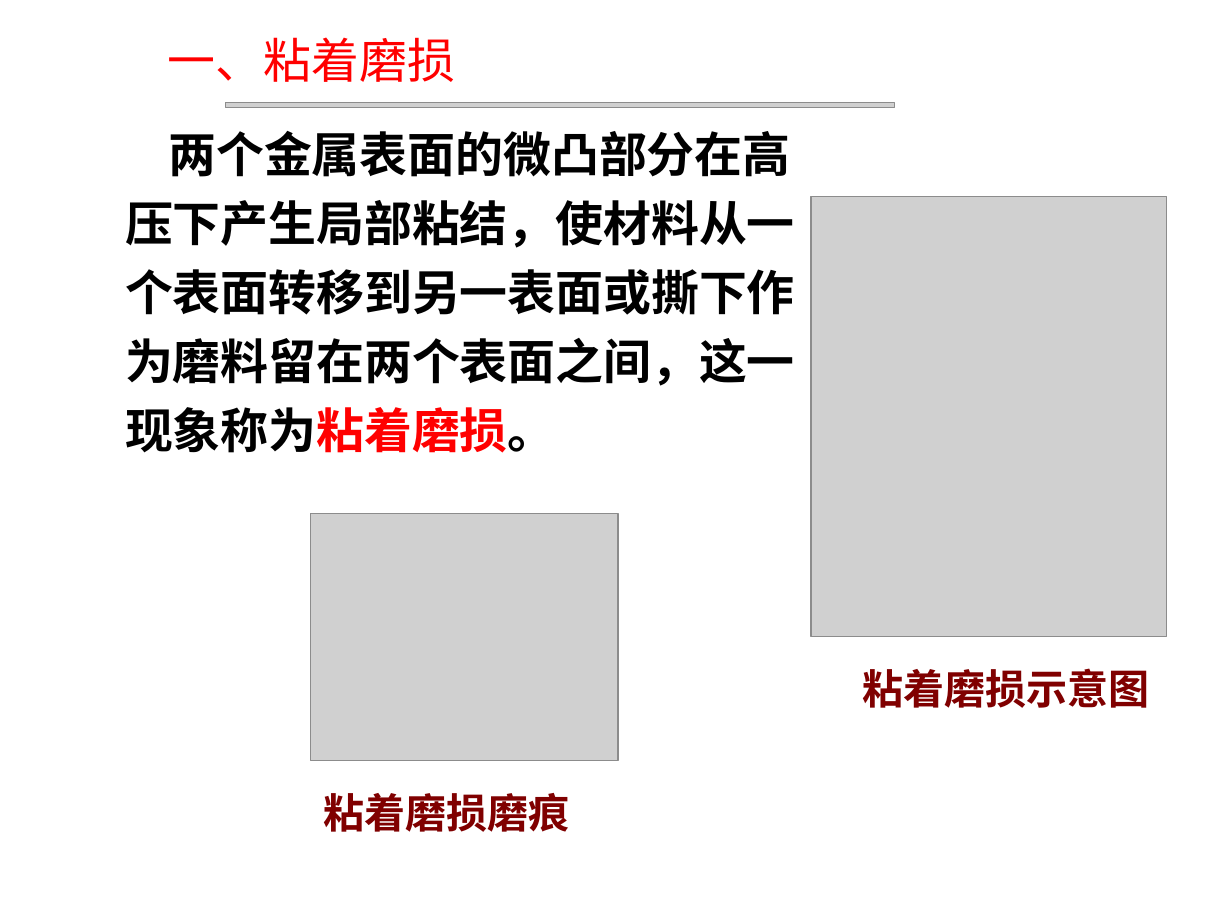
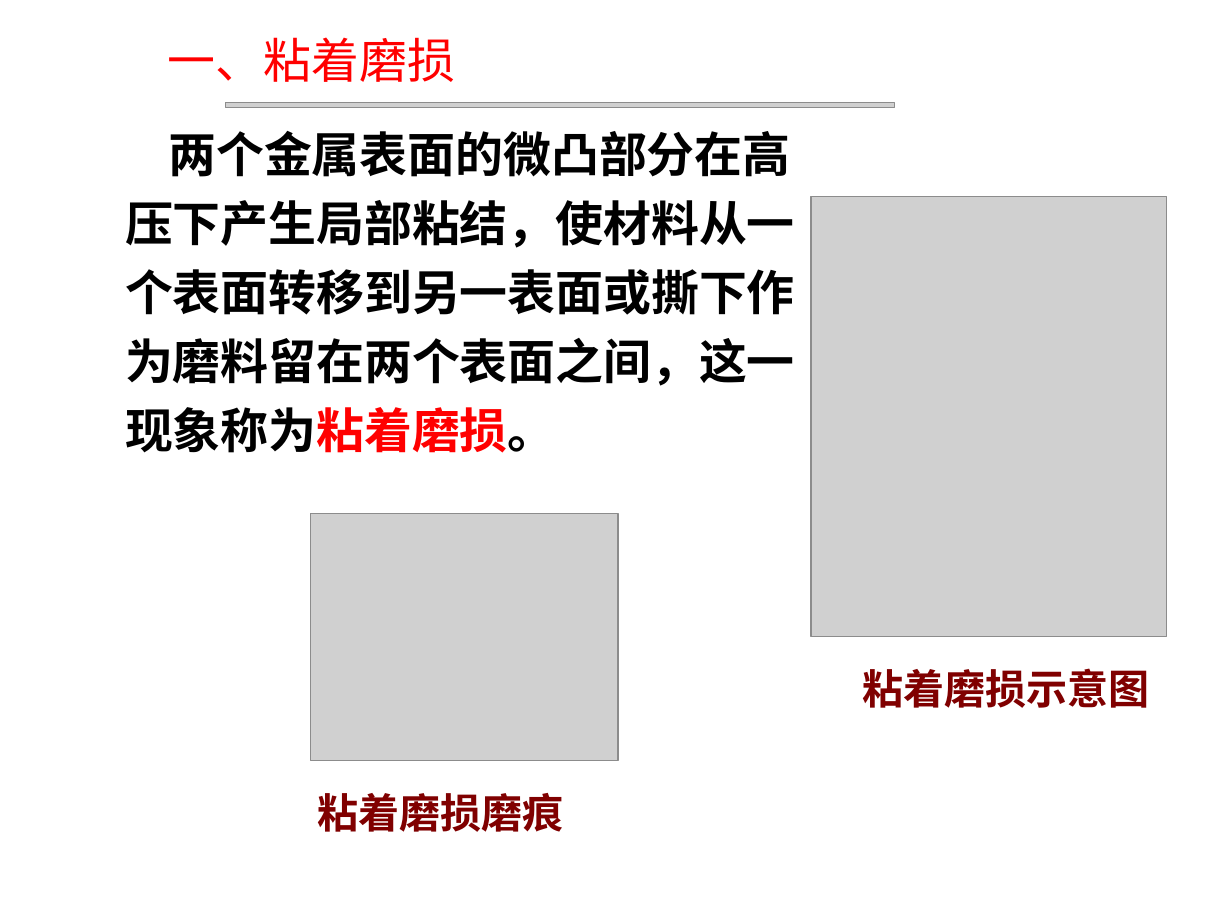
Before and after one commit to caoxuCarlos/share, a slide deck: slide 19 of 工程材料/工程材料第5版教案吴光艳/GC08.PPT. Drawn at 1232x924 pixels with LibreOffice and Linux fonts; fonts in the diff are those of the drawing; grey boxes stand for pictures; background and template pictures are left out. Boxes give left, top, right and bottom in pixels: in the first picture for what was removed or moved away, otherwise in the second. Text is boxed around its words. In the diff, an @@ line names an element or a change of style, - is before the commit and + after.

```diff
--- a/工程材料/工程材料第5版教案吴光艳/GC08.PPT
+++ b/工程材料/工程材料第5版教案吴光艳/GC08.PPT
@@ text "粘着磨损磨痕": place and size @@
-text "粘着磨损磨痕" at [323,793,569,832]
+text "粘着磨损磨痕" at [317,793,563,832]
```
Also in this commit, not shown: 7 other slides changed, 7 other files.
